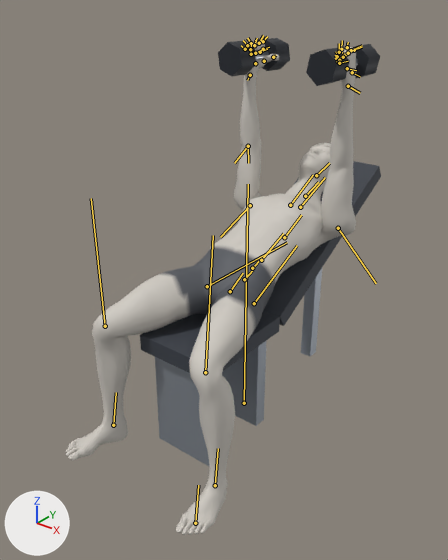
A saved change to the glTF model exports/incline-dumbbell-triceps-extension.glb.
Rendered twice from a camera (50 mm lens) standing at (1.296, -1.76, 1.649) and looking at (-0.044, -0.086, 0.611). Every picture has the same lights, and +X, +Y and +Z are marked at lower left. The older version comes first. Both versions are drawn at frame 0 of the action 'incline-dumbbell-triceps-extension'; the numbers are the values there. The bones that change, and the others that lie on the model, are drawn over the model as lines.
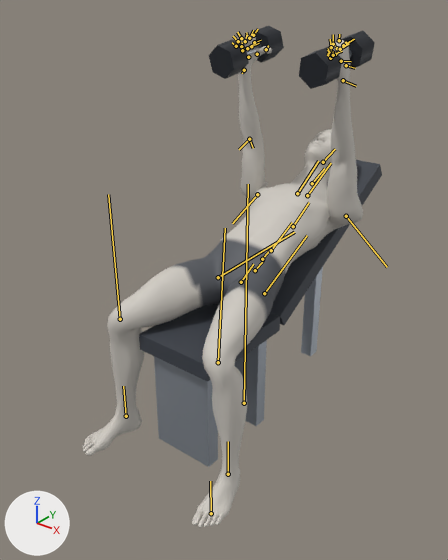
ob_dbl_right is not drawn itself; it is the parent of ob_mesh_1, ob_mesh_2, ob_mesh_3.
ob_dbr_right is not drawn itself; it is the parent of ob_mesh_4, ob_mesh_5, ob_mesh_6.
ob_props is not drawn itself; it is the parent of ob_bench.

Where the change shows, as pixel boxes (x1, y1, x2, y2) in the pictures (448 x 560 px):
'Mesh_0', posed: before (66, 41, 356, 535); after (83, 34, 363, 528)
'Mesh_9', posed: before (155, 357, 210, 466); after (154, 356, 218, 467)
'Mesh_7', posed: before (140, 311, 280, 373); after (139, 304, 280, 382)
'Mesh_10', posed: before (263, 161, 381, 326); after (270, 160, 382, 325)
'Mesh_3', posed (13% taller): before (306, 48, 350, 86); after (299, 46, 342, 89)
'Mesh_6', posed (14% taller): before (218, 41, 256, 76); after (209, 39, 249, 79)
'Mesh_11', posed: before (301, 268, 322, 356); after (301, 267, 323, 356)
'Mesh_2', posed: before (352, 44, 380, 78); after (336, 31, 375, 69)
'Mesh_5', posed (14% wider, 12% taller): before (262, 38, 290, 71); after (252, 26, 284, 63)
bone 'pelvis', root to tip: before (230, 291) to (243, 273); after (241, 282) to (253, 264)
bone 'spine_01', root to tip: before (244, 279) to (253, 270); after (255, 270) to (263, 260)
bone 'spine_04', root to tip: before (284, 237) to (301, 215); after (293, 226) to (309, 202)
bone 'upperarm_l', root to tip: before (338, 228) to (376, 283); after (346, 216) to (387, 267)
bone 'upperarm_r', root to tip: before (250, 205) to (220, 237); after (257, 194) to (232, 223)
bone 'neck_01', root to tip: before (305, 196) to (318, 182); after (312, 183) to (324, 168)
bone 'thigh_l', root to tip: before (254, 303) to (297, 245); after (264, 293) to (307, 235)
bone 'calf_l', root to tip: before (205, 372) to (213, 235); after (218, 362) to (225, 228)
bone 'foot_l', root to tip: before (215, 485) to (218, 448); after (228, 474) to (228, 441)
bone 'thigh_r', root to tip: before (207, 286) to (287, 242); after (218, 277) to (294, 232)
bone 'calf_r', root to tip: before (105, 326) to (91, 198); after (120, 319) to (108, 194)
bone 'foot_r', root to tip: before (113, 425) to (116, 392); after (126, 416) to (123, 386)

The change in detail:
Bone 'pelvis' (bone_pelvis) moves from (0.1, -0.396, 0.0) to (0.032, -0.383, 0.0).
Bone 'spine_01' (bone_spine_01) turns from (0, 0, 9) to (0, 0, 7) degrees about its own x, y and z.
Bone 'spine_04' (bone_spine_04) turns from (0, 0, -3) to (0, 0, -4) degrees about its own x, y and z.
Bone 'upperarm_l' (bone_upperarm_l) turns from (-48, 1, 112) to (-48, 0, 107) degrees about its own x, y and z.
Bone 'upperarm_r' (bone_upperarm_r) turns from (48, -1, 112) to (48, 0, 107) degrees about its own x, y and z.
Bone 'neck_01' (bone_neck_01) turns from (0, 0, 6) to (0, 0, 8) degrees about its own x, y and z.
Bone 'thigh_l' (bone_thigh_l) turns from (11, -3, 20) to (11, -1, 19) degrees about its own x, y and z.
Bone 'calf_l' (bone_calf_l) turns from (-9, 5, -81) to (-6, 5, -79) degrees about its own x, y and z.
Bone 'foot_l' (bone_foot_l) turns from (3, -6, 8) to (3, -5, -1) degrees about its own x, y and z.
Bone 'thigh_r' (bone_thigh_r) turns from (-11, 3, 20) to (-11, 1, 19) degrees about its own x, y and z.
Bone 'calf_r' (bone_calf_r) turns from (9, -5, -81) to (6, -5, -79) degrees about its own x, y and z.
Bone 'foot_r' (bone_foot_r) turns from (-3, 6, 8) to (-3, 5, -1) degrees about its own x, y and z.
